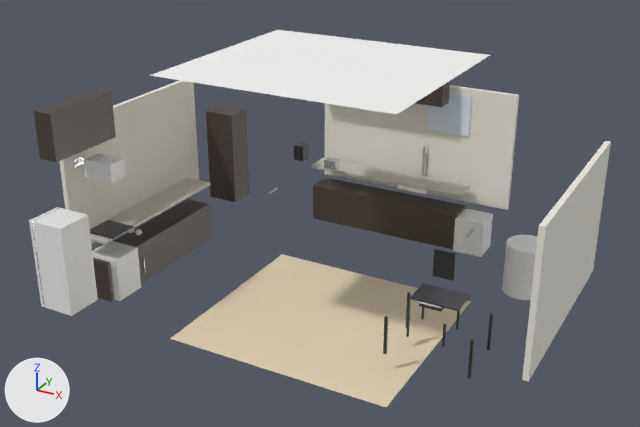
Two versions of the Blender file blend/scene0149_00.blend, one commit apart.
Both versions are drawn from a 50 mm lens placed at (3.68, -6.82, 4.56), pointed at (-0.1, 0.06, 1.11). Arrows for +X, +Y and +Z are at lower left; the lights stay in place. The first picture is the older version.

The first picture shows 'BackCabinets', 'BackCounter', 'Ceiling', 'Floor', 'Fridge', 'FridgeDoorLine', 'Microwave', 'PantryCabinet', 'SideCabinets', 'SideCounter', 'Stove_Body', 'Stove_Cooktop', 'Table_Leg1', 'Table_Leg3', 'TrashBin', 'UpperCabinets_Back', 'UpperCabinets_Side', 'Wall_Back', 'Wall_Right', 'Wall_Side', 'Window' and 13 more.
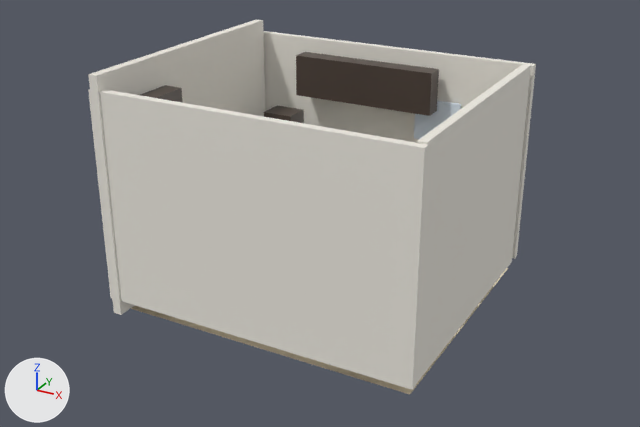
Edits to the bpy script that builds the scene:
```text
Change ob_floor:
    ob_floor.location: (0.0, 0.0, 0.0) -> (-0.252, 0.486, 0.067)
    ob_floor.scale: (2.3, 2.1, 1.0) -> (3.08, 2.7, 1.54)
Change ob_ceiling:
    ob_ceiling.scale: (2.3, 2.1, 1.0) -> (3.66, 3.35, 1.59)
    add ob_ceiling.hide_set(True)
Change ob_wall_back:
    ob_wall_back.location: (0.0, 2.1, 1.3) -> (-0.261, 1.808, 1.3)
    ob_wall_back.scale: (1.0, 1.0, 1.0) -> (1.42, 1.64, 1.64)
Change ob_wall_side:
    ob_wall_side.location: (-2.3, 0.0, 1.3) -> (-1.808, 0.351, 1.3)
    ob_wall_side.scale: (1.0, 1.0, 1.0) -> (1.87, 1.32, 1.87)
Change ob_wall_right:
    ob_wall_right.location: (2.3, 0.0, 1.3) -> (1.313, 0.39, 1.3)
    ob_wall_right.scale: (1.0, 1.0, 1.0) -> (1.66, 1.26, 1.66)
Change ob_window:
    ob_window.location: (0.4, 2.08, 1.65) -> (0.4, 1.736, 1.65)
Change ob_sidecabinets:
    ob_sidecabinets.location: (-2.0, -0.2, 0.425) -> (-1.508, 0.242, 0.425)
Change ob_sidecounter:
    ob_sidecounter.location: (-2.0, -0.2, 0.875) -> (-1.508, 0.242, 0.875)
Change ob_pantrycabinet:
    ob_pantrycabinet.location: (-1.95, 1.2, 1.05) -> (-1.357, 1.485, 1.05)
Change ob_uppercabinets_back:
    ob_uppercabinets_back.location: (-0.4, 1.95, 2.0) -> (-0.4, 1.606, 2.0)
Change ob_uppercabinets_side:
    ob_uppercabinets_side.location: (-2.1, -1.0, 2.0) -> (-1.608, -0.558, 2.0)
Change ob_fridge:
    ob_fridge.location: (-1.9, -1.55, 0.875) -> (-1.408, -0.84, 0.875)
Change ob_fridgedoorline:
    ob_fridgedoorline.location: (-2.05, -1.55, 0.875) -> (-1.558, -0.813, 0.875)
Change ob_stove_body:
    ob_stove_body.location: (-1.95, -0.85, 0.45) -> (-1.458, -0.408, 0.45)
Change ob_stove_cooktop:
    ob_stove_cooktop.location: (-1.95, -0.85, 0.905) -> (-1.458, -0.408, 0.905)
Change ob_microwave:
    ob_microwave.location: (-1.95, -0.85, 1.55) -> (-1.458, -0.408, 1.55)
Change ob_trashbin:
    ob_trashbin.location: (1.55, 1.55, 0.275) -> (1.002, 0.427, 0.275)
Change ob_table_leg1:
    ob_table_leg1.location: (1.7, -0.55, 0.375) -> (0.985, -0.55, 0.375)
Change ob_table_leg3:
    ob_table_leg3.location: (1.7, -0.05, 0.375) -> (0.985, -0.05, 0.375)
Add ob_wall_back_001:
    ob_wall_back_001 = bpy.data.objects.new('Wall_Back.001', me_cube.copy())  # the mesh of ob_wall_back
    ob_wall_back_001.location = (-0.261, -0.976, 1.3)
    ob_wall_back_001.scale = (1.42, 1.64, 1.64)
```

What differs and where, as boxes [x1, y1, x2, y2] in the pictures (640 x 427 px):
'Wall_Back.001', added: after [88, 89, 429, 390]
'Wall_Right', moved, rescaled: before [522, 141, 611, 382]; after [416, 64, 531, 384]
'Floor', moved, rescaled: before [170, 254, 471, 407]; after [131, 268, 508, 394]
'Wall_Back', moved, rescaled: before [324, 85, 519, 210]; after [264, 31, 536, 259]
'Wall_Side', moved, rescaled (27% wider, 80% taller): before [59, 80, 199, 244]; after [88, 19, 266, 315]
'Ceiling', hidden: before [149, 30, 490, 114]
'UpperCabinets_Back', moved: before [416, 81, 450, 107]; after [296, 52, 439, 116]
'Fridge', moved (not visible afterwards): before [29, 207, 98, 316]
'UpperCabinets_Side', moved: before [34, 89, 116, 162]; after [140, 85, 183, 103]
'SideCabinets', moved (not visible afterwards): before [93, 199, 211, 302]
'PantryCabinet', moved: before [206, 105, 249, 202]; after [264, 105, 304, 123]
'TrashBin', moved (not visible afterwards): before [502, 235, 537, 300]
'SideCounter', moved (not visible afterwards): before [90, 178, 211, 244]
'Window', moved: before [426, 93, 472, 137]; after [414, 100, 461, 139]
'Stove_Body', moved (not visible afterwards): before [92, 241, 141, 301]
'Microwave', moved (not visible afterwards): before [84, 153, 126, 183]
'Stove_Cooktop', moved (not visible afterwards): before [90, 220, 134, 239]
'Table_Leg1', moved (not visible afterwards): before [468, 339, 474, 378]
'Table_Leg3', moved (not visible afterwards): before [487, 313, 493, 351]
'FridgeDoorLine', moved (not visible afterwards): before [32, 208, 59, 307]
'BackCabinets', unchanged, covered by the edit: before [313, 177, 466, 250]
'BackCounter', unchanged, covered by the edit: before [311, 157, 470, 197]
'Dishwasher', unchanged, covered by the edit: before [453, 209, 493, 257]
